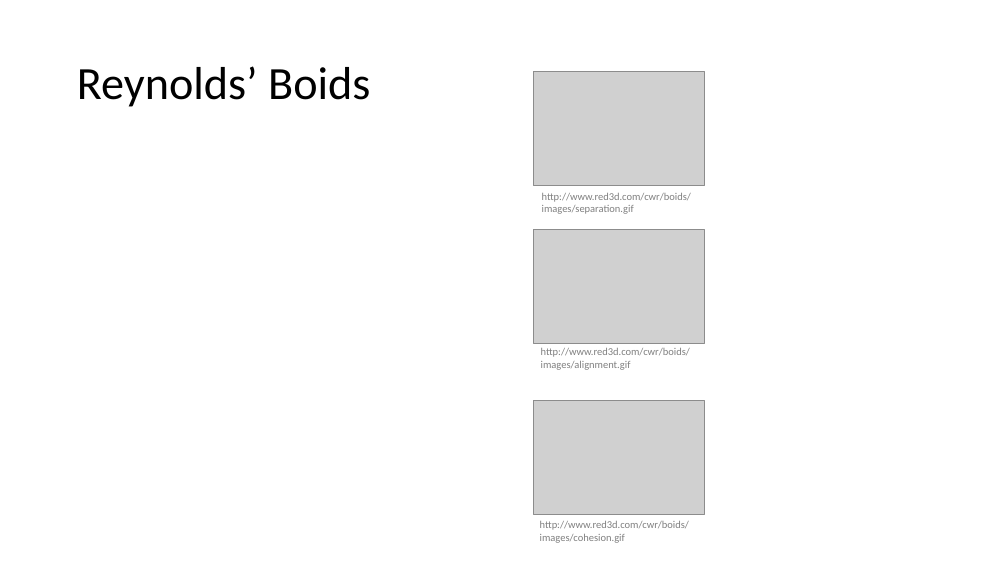
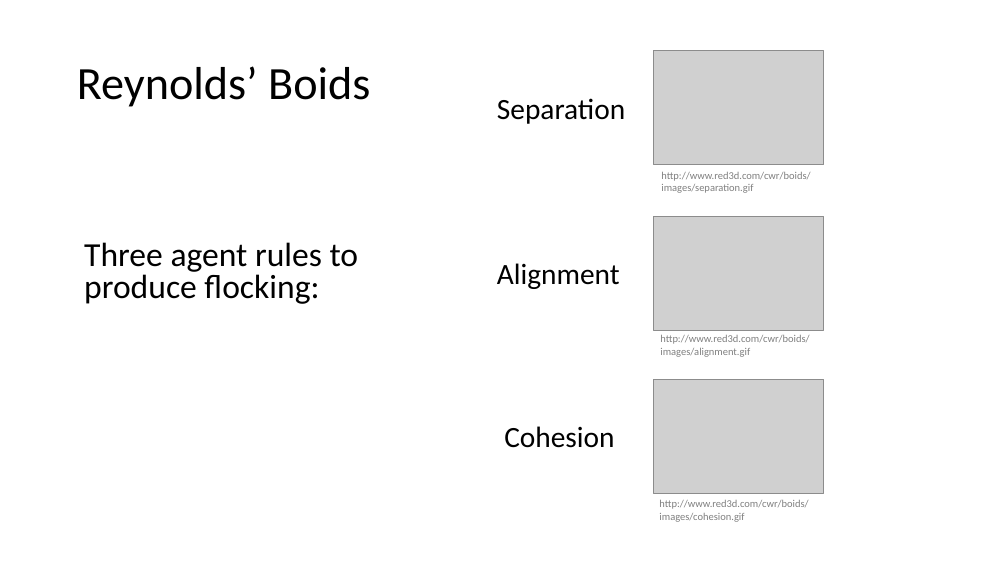
Before and after one commit to BenChurch/Fall2016, a slide deck: slide 15 of CISC879/ChapterPresentation/LectureSlidesCh8.pptx (slide 14 before the commit). Drawn at 1008x567 pixels with LibreOffice and Linux fonts; fonts in the diff are those of the drawing; grey boxes stand for pictures. Boxes give left, top, right and bottom in pixels: in the first picture for what was removed or moved away, otherwise in the second. Text is boxed around its words. In the diff, an @@ line names an element or a change of style, - is before the commit and + after.

```diff
--- a/CISC879/ChapterPresentation/LectureSlidesCh8.pptx
+++ b/CISC879/ChapterPresentation/LectureSlidesCh8.pptx
@@ text added at <box>497,98,625,124</box>, 28 pt, text #000000 @@
+Separation
@@ 2 pictures, 2 texts: place and size @@
-2 pictures, 2 texts at <box>533,72,704,543</box>
+2 pictures, 2 texts at <box>653,51,824,522</box>
@@ picture: place and size @@
-picture at <box>533,229,704,343</box>
+picture at <box>653,216,824,330</box>
@@ text added at <box>84,242,359,304</box>, 32 pt, text #000000 @@
+Three agent rules to produce flocking:
@@ text added at <box>497,263,620,289</box>, 28 pt, text #000000 @@
+Alignment
@@ text "http://www.red3d.com/cwr/boids/images/alignment.gif": place and size @@
-text "http://www.red3d.com/cwr/boids/images/alignment.gif" at <box>541,348,690,370</box>
+text "http://www.red3d.com/cwr/boids/images/alignment.gif" at <box>660,335,809,357</box>
@@ text added at <box>504,426,614,448</box>, 28 pt, text #000000 @@
+Cohesion
```
Also in this commit, not shown: 10 other slides changed, 14 slides added, 3 other files.
